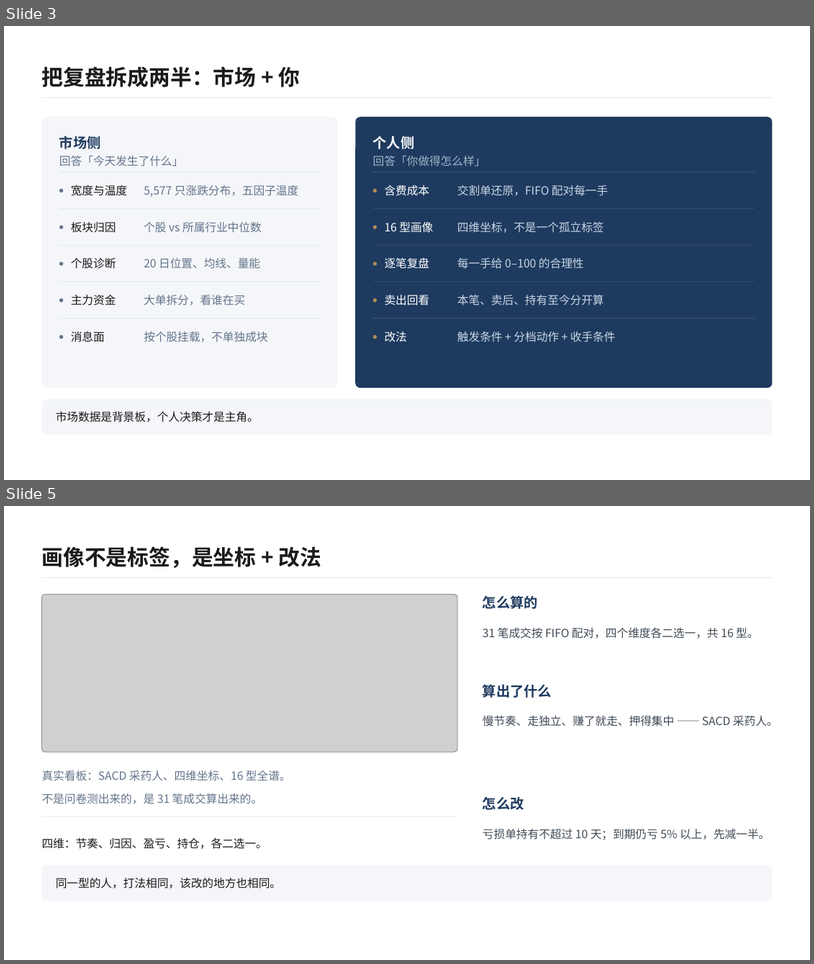
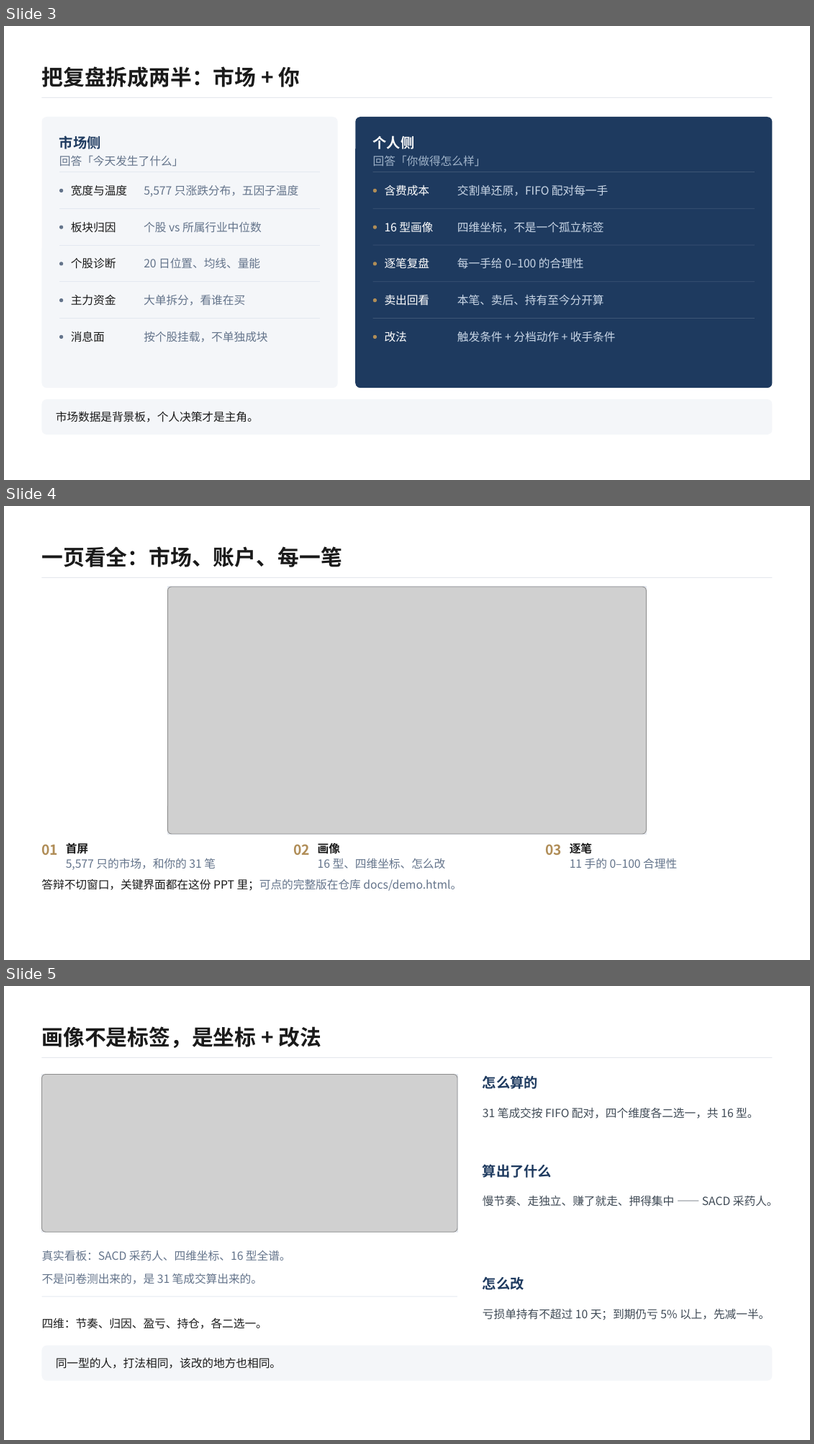
Before and after one commit to www498/ashare-review, a slide deck: ppt/复盘台答辩/复盘台答辩.pptx. Shown one above the other, each under a label of ours: slides 3 and 5 before the commit, slides 3, 4 and 5 after it; the slides between them are not shown. The pictures are 814x964 and 814x1444 pixels, drawn with LibreOffice and Linux fonts; fonts in the diff are those of the drawing; grey boxes stand for pictures. Boxes give left, top, right and bottom in pixels: in the first picture for what was removed or moved away, otherwise in the second. Text is boxed around its words. In the diff, an @@ line names an element or a change of style, - is before the commit and + after.

Commit message:
答辩改为 PPT 内演示；补 Gitee 一键推送脚本与仓库内演示入口页

```diff
--- a/ppt/复盘台答辩/复盘台答辩.pptx
+++ b/ppt/复盘台答辩/复盘台答辩.pptx
@@ slide 4 added at (x1=4, y1=506, x2=810, y2=960), background #FFFFFF @@
@@ text added at (x1=41, y1=546, x2=342, y2=567), 25.5 pt, text #1A1A1A, bold @@
+一页看全：市场、账户、每一笔
@@ rectangle added at (x1=41, y1=577, x2=772, y2=578), fill #D9DEE6 @@
@@ rectangle added at (x1=168, y1=587, x2=647, y2=834), outline #E5E9F0 1 pt @@
@@ picture added at (x1=168, y1=587, x2=647, y2=834) @@
@@ text added at (x1=42, y1=844, x2=59, y2=854), 16.5 pt, text #B08D57, bold @@
+01
@@ text added at (x1=66, y1=842, x2=88, y2=854), 13.5 pt, text #1A1A1A, bold @@
+首屏
@@ text added at (x1=294, y1=844, x2=311, y2=854), 16.5 pt, text #B08D57, bold @@
+02
@@ text added at (x1=318, y1=841, x2=340, y2=856), 13.5 pt, text #1A1A1A, bold @@
+画像
@@ text added at (x1=545, y1=844, x2=562, y2=854), 16.5 pt, text #B08D57, bold @@
+03
@@ text added at (x1=570, y1=842, x2=592, y2=853), 13.5 pt, text #1A1A1A, bold @@
+逐笔
@@ text added at (x1=66, y1=858, x2=216, y2=870), 13.5 pt, text #64748B @@
+5,577 只的市场，和你的 31 笔
@@ text added at (x1=318, y1=858, x2=446, y2=869), 13.5 pt, text #64748B @@
+16 型、四维坐标、怎么改
@@ text added at (x1=570, y1=858, x2=677, y2=868), 13.5 pt, text #64748B @@
+11 手的 0–100 合理性
@@ text added at (x1=41, y1=878, x2=462, y2=890), 13.5 pt, text #64748B @@
+答辩不切窗口，关键界面都在这份 PPT 里；可点的完整版在仓库 docs/demo.html。
```
Also in this commit, not shown: 1 slide removed, 5 other files.
